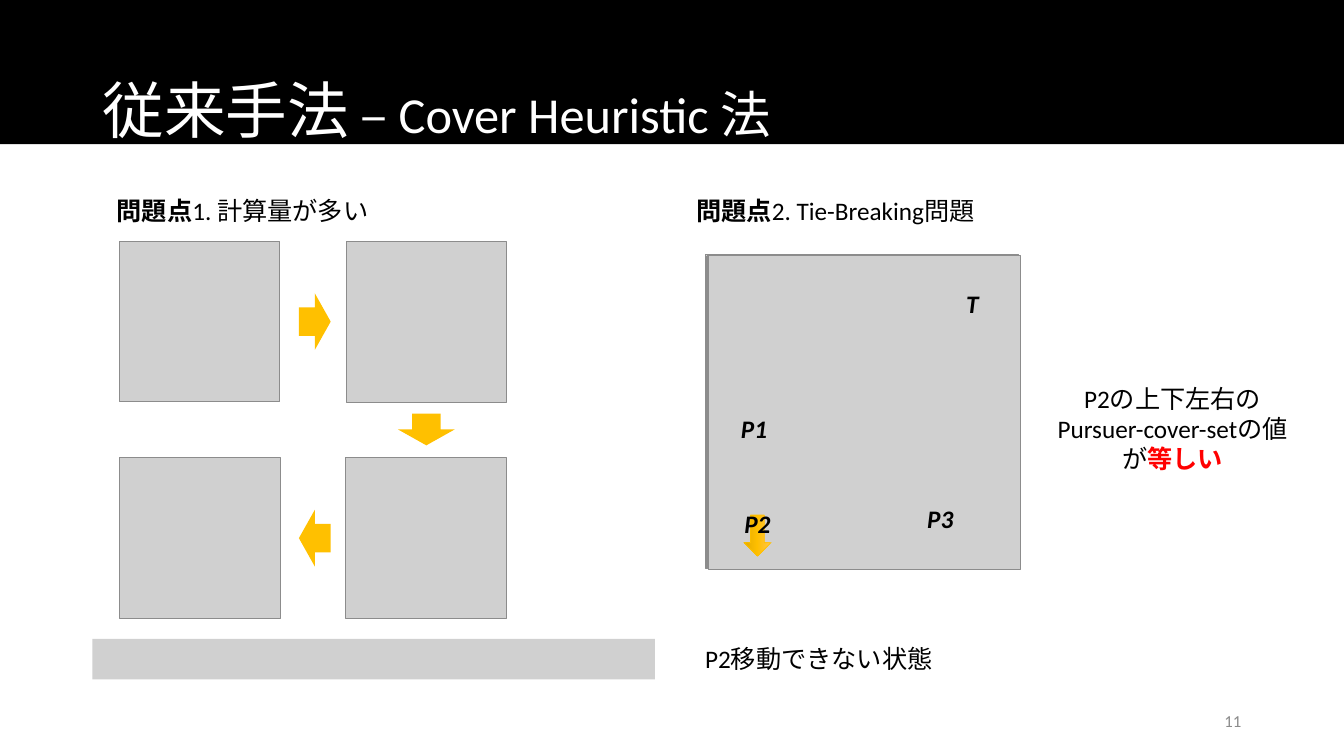
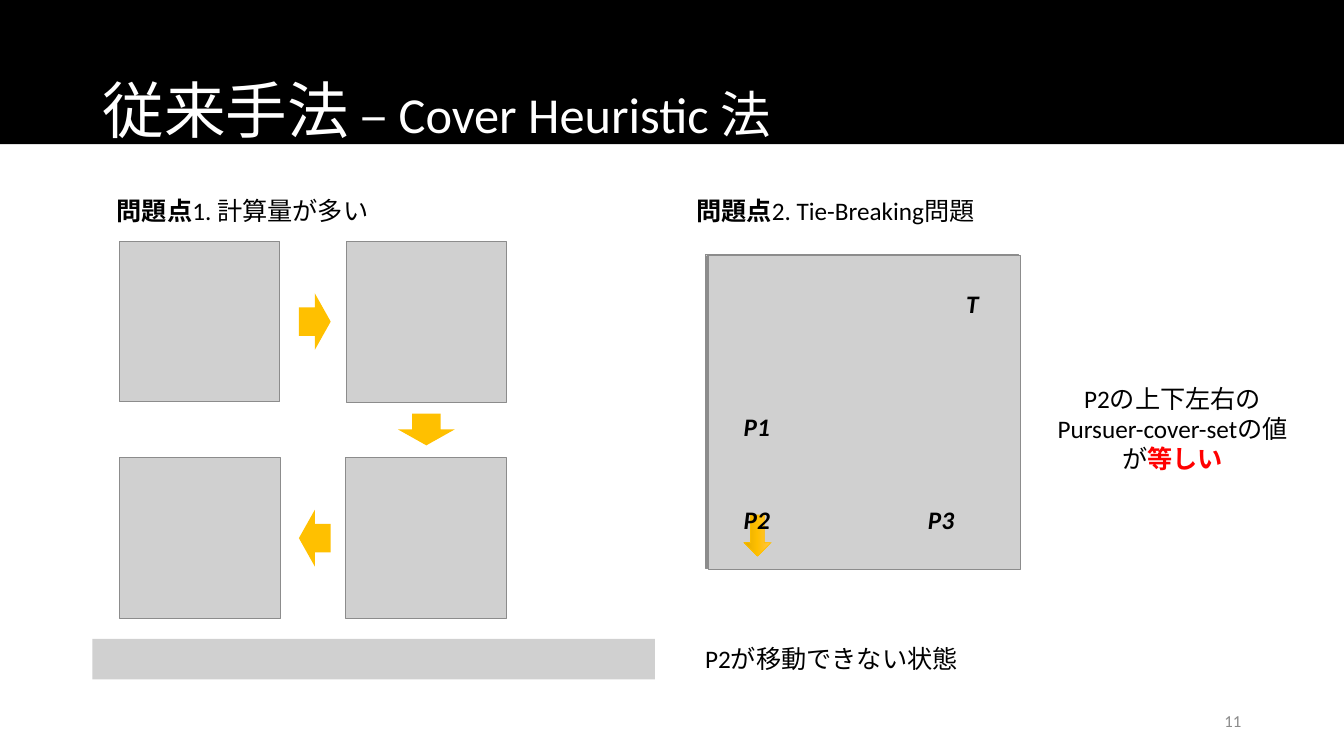
Before and after one commit to namidairo777/xiao_multiagent, a slide deck: slide 11 of documents/情報処理学会TANGXIAO_20170312.pptx. Drawn at 1344x756 pixels with LibreOffice and Linux fonts; fonts in the diff are those of the drawing; grey boxes stand for pictures. Boxes give left, top, right and bottom in pixels: in the first picture for what was removed or moved away, otherwise in the second. Text is boxed around its words. In the diff, an @@ line names an element or a change of style, - is before the commit and + after.

```diff
--- a/documents/情報処理学会TANGXIAO_20170312.pptx
+++ b/documents/情報処理学会TANGXIAO_20170312.pptx
@@ text "P2": place and size @@
-text "P2" at <box>744,513,770,540</box>
+text "P2" at <box>744,509,770,536</box>
@@ text at <box>705,647,958,670</box>: text changed @@
-P2移動できない状態
+P2が移動できない状態
```
Also in this commit, not shown: 3 other slides changed.
